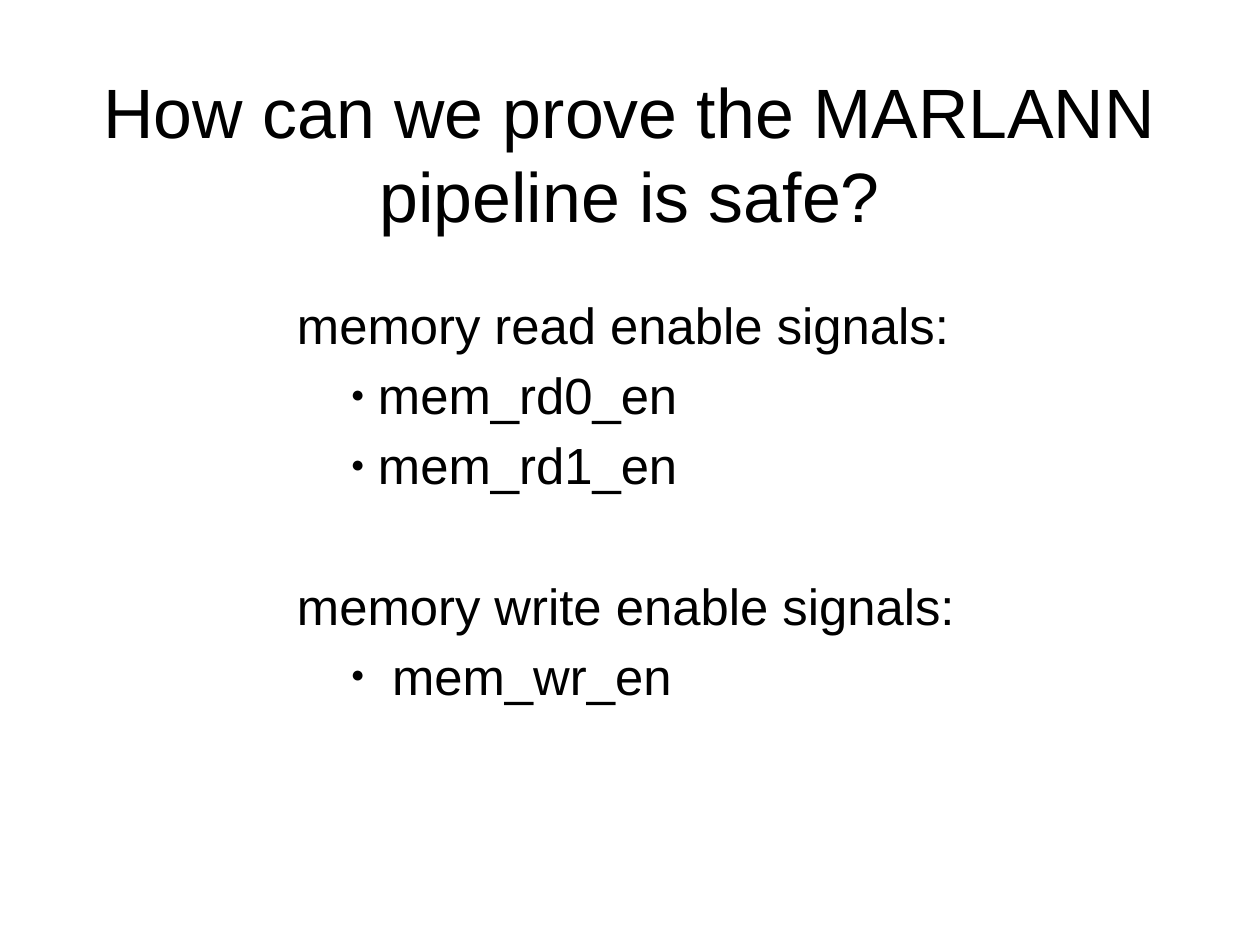
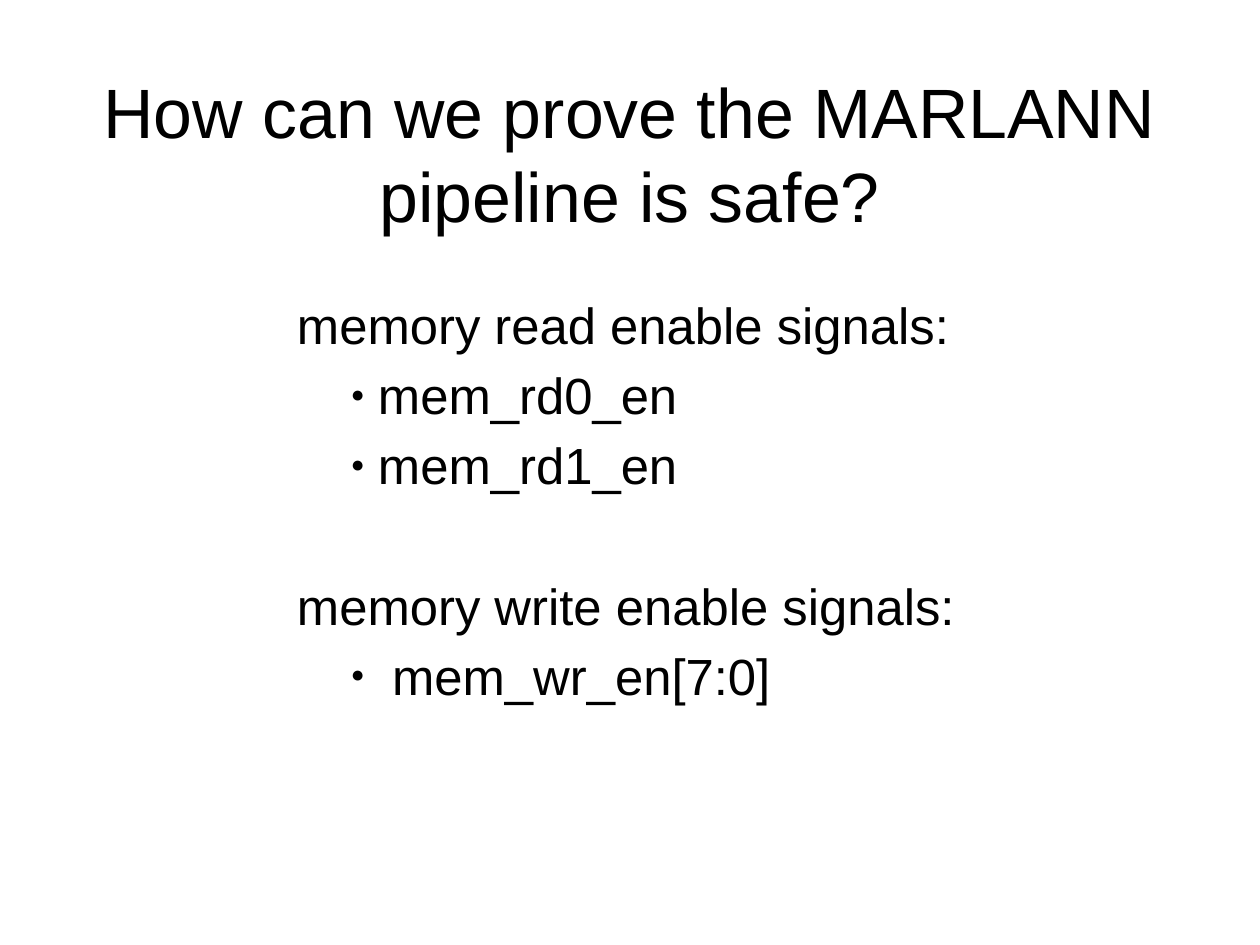
Before and after one commit to mattvenn/formal-intro-course, a slide deck: slide 29 of intro-course-slides.odp (slide 28 before the commit). Drawn at 1260x945 pixels with LibreOffice and Linux fonts; fonts in the diff are those of the drawing. Boxes give left, top, right and bottom in pixels: in the first picture for what was removed or moved away, otherwise in the second. Text is boxed around its words. In the diff, an @@ line names an element or a change of style, - is before the commit and + after.

```diff
--- a/intro-course-slides.odp
+++ b/intro-course-slides.odp
@@ subtitle at bbox=[392, 658, 770, 705]: text changed @@
-      ● mem_wr_en
+      ● mem_wr_en[7:0]
```
Also in this commit, not shown: 4 other slides changed, 1 slide added.
